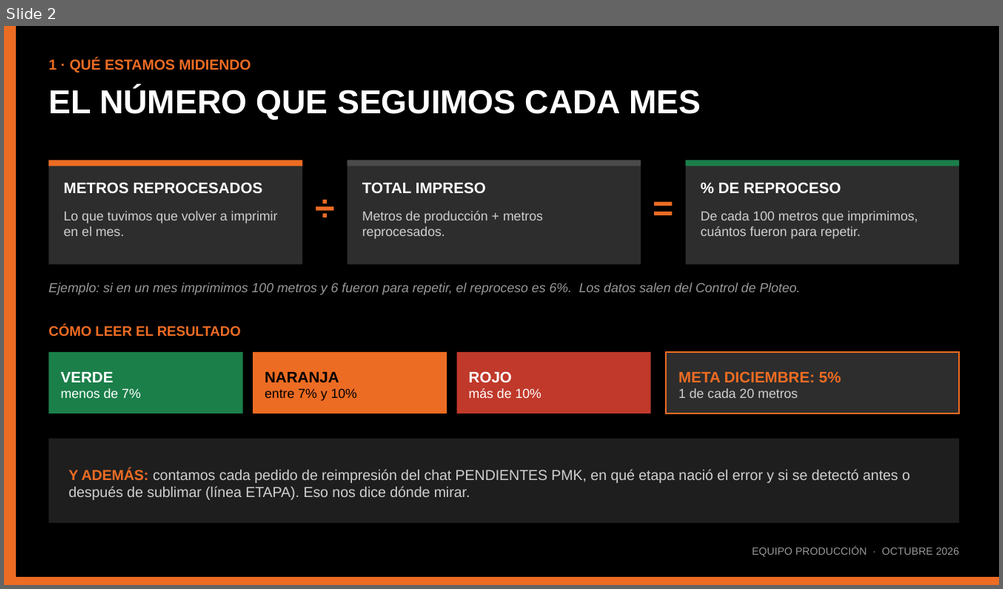
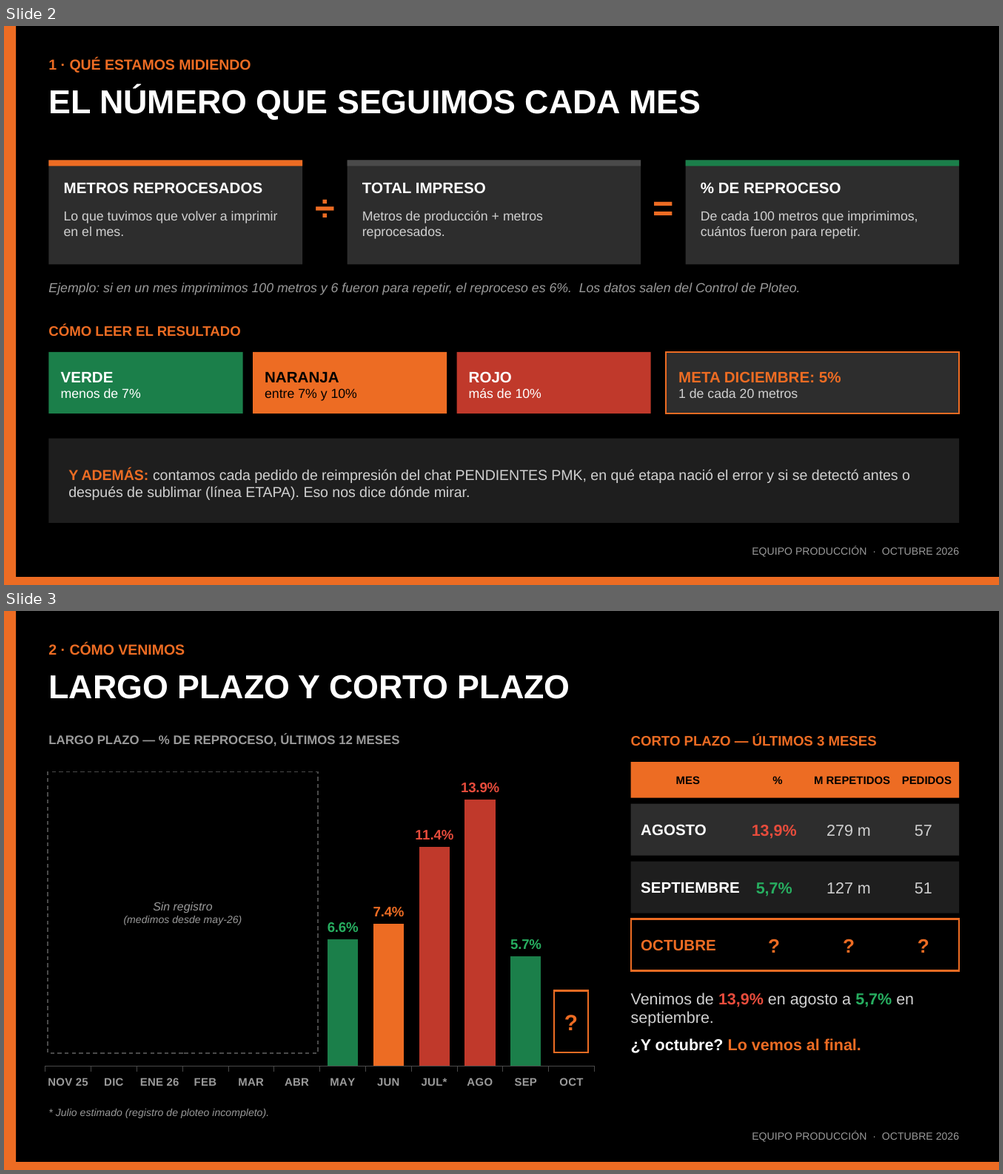
Before and after one commit to seanduarteu-cyber/PRODUCCION-PLAYMAKER, a slide deck: PMK_Equipo_Octubre2026.pptx. Shown one above the other, each under a label of ours: slide 2 before the commit, slides 2 and 3 after it. The pictures are 1003x589 and 1003x1174 pixels, drawn with LibreOffice and Linux fonts; fonts in the diff are those of the drawing. Boxes give left, top, right and bottom in pixels: in the first picture for what was removed or moved away, otherwise in the second. Text is boxed around its words. In the diff, an @@ line names an element or a change of style, - is before the commit and + after.

```diff
--- a/PMK_Equipo_Octubre2026.pptx
+++ b/PMK_Equipo_Octubre2026.pptx
@@ slide 3 added at (x1=4, y1=611, x2=999, y2=1170), background #FFFFFF @@
@@ rectangle added at (x1=4, y1=611, x2=999, y2=1170), fill #000000 @@
@@ rectangle added at (x1=4, y1=611, x2=16, y2=1170), fill #ED6C23 @@
@@ text added at (x1=48, y1=644, x2=185, y2=655), 10.5 pt, text #ED6C23, bold @@
+2 · CÓMO VENIMOS
@@ text added at (x1=48, y1=675, x2=570, y2=699), 24 pt, text #FFFFFF, bold @@
+LARGO PLAZO Y CORTO PLAZO
@@ text added at (x1=48, y1=735, x2=400, y2=746), 9 pt, text #9A9A9A, bold @@
+LARGO PLAZO — % DE REPROCESO, ÚLTIMOS 12 MESES
@@ text added at (x1=631, y1=736, x2=876, y2=746), 10 pt, text #ED6C23, bold @@
+CORTO PLAZO — ÚLTIMOS 3 MESES
@@ column chart added at (x1=34, y1=752, x2=606, y2=1096) @@
+categories: NOV 25, DIC, ENE 26, FEB, MAR, ABR, MAY, JUN, JUL*, AGO, SEP, OCT
+Series 1: -, -, -, -, -, -, 6.6, 7.4, 11.4, 13.9, 5.7, -
@@ rectangle added at (x1=631, y1=762, x2=959, y2=798), fill #ED6C23 @@
@@ text added at (x1=748, y1=762, x2=807, y2=798), 8 pt, text #000000, bold @@
+%
@@ rectangle added at (x1=48, y1=772, x2=317, y2=1054), outline #4A4A4A 0.75 pt dashed, 7.5 pt, text #9A9A9A, italic @@
+Sin registro
+(medimos desde may-26)
@@ text added at (x1=676, y1=776, x2=700, y2=784), 8 pt, text #000000, bold @@
+MES
@@ text added at (x1=814, y1=776, x2=890, y2=784), 8 pt, text #000000, bold @@
+M REPETIDOS
@@ text added at (x1=902, y1=776, x2=951, y2=784), 8 pt, text #000000, bold @@
+PEDIDOS
@@ rectangle added at (x1=631, y1=804, x2=959, y2=856), fill #2D2D2D @@
@@ text added at (x1=640, y1=824, x2=706, y2=835), 11 pt, text #FFFFFF, bold @@
+AGOSTO
@@ text added at (x1=751, y1=825, x2=797, y2=839), 11.5 pt, text #E74C3C, bold @@
+13,9%
@@ text added at (x1=826, y1=825, x2=871, y2=836), 11.5 pt, text #D0D0D0 @@
+279 m
@@ text added at (x1=914, y1=825, x2=932, y2=836), 11.5 pt, text #D0D0D0 @@
+57
@@ rectangle added at (x1=631, y1=862, x2=959, y2=914), fill #1E1E1E @@
@@ text added at (x1=640, y1=882, x2=740, y2=894), 11 pt, text #FFFFFF, bold @@
+SEPTIEMBRE
@@ text added at (x1=756, y1=883, x2=792, y2=897), 11.5 pt, text #27AE60, bold @@
+5,7%
@@ text added at (x1=826, y1=883, x2=871, y2=894), 11.5 pt, text #D0D0D0 @@
+127 m
@@ text added at (x1=914, y1=883, x2=932, y2=894), 11.5 pt, text #D0D0D0 @@
+51
@@ rectangle added at (x1=631, y1=920, x2=959, y2=971), outline #ED6C23 1.25 pt @@
@@ text added at (x1=748, y1=920, x2=800, y2=971), 14 pt, text #ED6C23, bold @@
+?
@@ text added at (x1=813, y1=920, x2=884, y2=971), 14 pt, text #ED6C23, bold @@
+?
@@ text added at (x1=897, y1=920, x2=949, y2=971), 14 pt, text #ED6C23, bold @@
+?
@@ text added at (x1=640, y1=940, x2=716, y2=951), 11 pt, text #ED6C23, bold @@
+OCTUBRE
@@ rectangle added at (x1=554, y1=991, x2=588, y2=1053), outline #ED6C23 1.25 pt, 16 pt, text #ED6C23, bold @@
+?
@@ text added at (x1=631, y1=993, x2=913, y2=1054), 11.5 pt, text #D0D0D0, bold @@
+Venimos de 13,9% en agosto a 5,7% en septiembre.
+¿Y octubre? Lo vemos al final.
@@ text added at (x1=56, y1=1109, x2=269, y2=1119), 7.5 pt, text #9A9A9A, italic @@
+* Julio estimado (registro de ploteo incompleto).
@@ text added at (x1=751, y1=1132, x2=959, y2=1142), 7.5 pt, text #9A9A9A @@
+EQUIPO PRODUCCIÓN · OCTUBRE 2026
@@ rectangle added at (x1=16, y1=1162, x2=999, y2=1170), fill #ED6C23 @@
```
Also in this commit, not shown: 3 slides changed, 1 slide removed, 5 other files.
